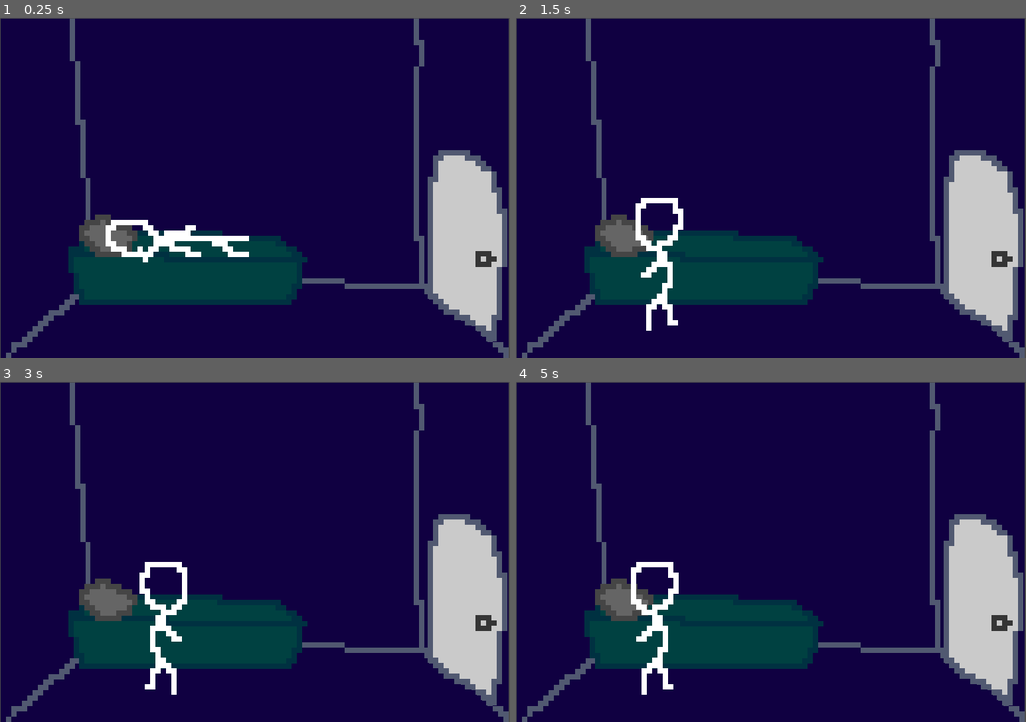
Above: before the commit, frames 1-4 (two rows, left to right).
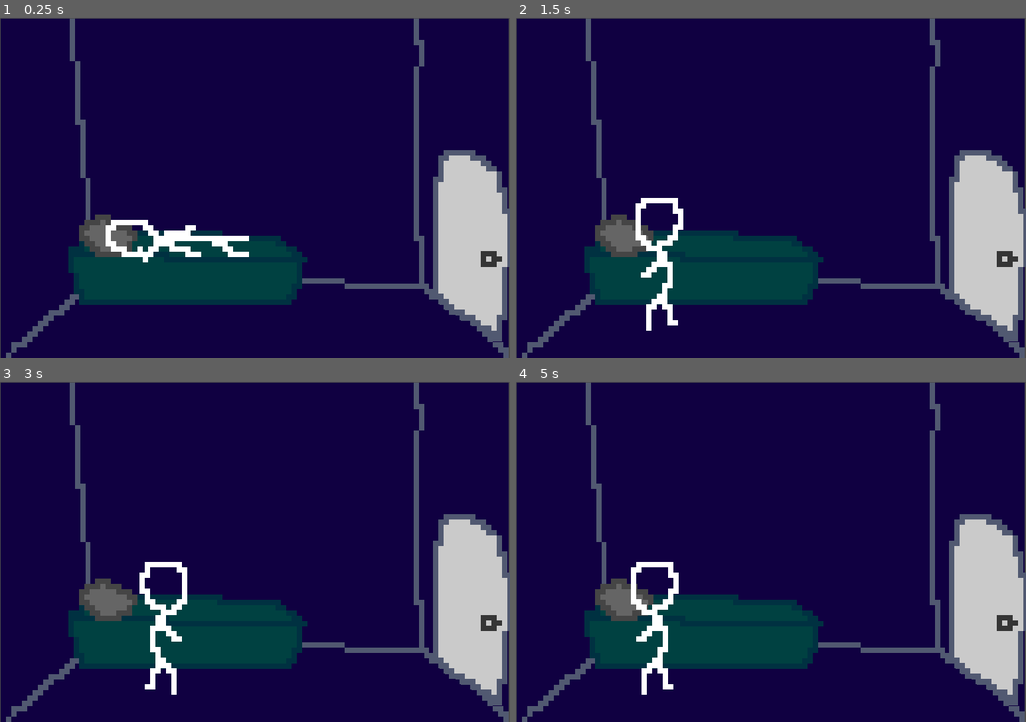
Above: after the commit, the same moments.

Repository: jackharrhy/plant
Game: Godot game, scene res://src/scenes/main.tscn
Same seed, same stepped clock (60 frames per second), same inputs: the game is played once before the commit and once after it.
Inputs:
- Up to frame 1 (0.25 s): no input
- Up to frame 2 (1.5 s): tap Enter (ui_accept) at 0.5, 1.35 s; hold Right (ui_right) 0.53-1.28 s; hold Enter (ui_accept) 0.53-1.28 s; hold Left (ui_left) from 1.28 s (still down)
- Up to frame 3 (3 s): tap Enter (ui_accept) at 1.52, 1.82, 2.85 s; release Left (ui_left) at 2.03 s; hold Enter (ui_accept) 2.03-2.78 s; hold Right (ui_right) from 2.03 s (still down)
- Up to frame 4 (5 s): tap Enter (ui_accept) at 3.02, 3.32, 4.35, 4.52, 4.82 s; release Right (ui_right) at 3.53 s; hold Enter (ui_accept) 3.53-4.28 s; hold Left (ui_left) from 3.53 s (still down)

The runs differ from the first frame. In frame 1, 2.2% of the frame differs, in the area x 83-100%, y 38-96%; in frame 2, 2.2%; in frame 3, 2.2%; in frame 4, 2.2%.

Commit message:
day 3, 1pm

Diff:
--- a/src/bed/Bed.gd
+++ b/src/bed/Bed.gd
@@ -5,6 +5,7 @@
 
 @export var player_sleeping : bool = true
 @export var area_active = true
+@export var bed_left_yet = false
 
 @onready var sprite : Sprite2D = get_node("Bed1")
 
--- a/src/door/Door.gd
+++ b/src/door/Door.gd
@@ -3,6 +3,7 @@
 signal walked_through_door
 
 @export var door_open : bool = false
+@export var visible_when_open : bool = true
 var area_active = false
 
 @onready var sprite : Sprite2D = get_node("Door1")
@@ -12,8 +13,11 @@
 var door_open_sound = preload("res://assets/audio/door1-open.wav")
 var door_close_sound = preload("res://assets/audio/door1-close.wav")
 
-func open_door(make_sound):
-	sprite.frame = 1
+func open_door(make_sound, visible):
+	if visible:
+		sprite.frame = 1
+	else:
+		sprite.frame = 2
 
 	if make_sound:
 		audio_stream_player.stream = door_open_sound
@@ -21,7 +25,7 @@
 
 	closed_door_collision_shape.set_deferred("disabled", true)
 
-func close_door(make_sound):
+func close_door(make_sound, visible):
 	sprite.frame = 0
 
 	if make_sound:
@@ -30,17 +34,17 @@
 
 	closed_door_collision_shape.set_deferred("disabled", false)
 
-func handle(make_sound):
-	if door_open: open_door(make_sound)
-	else: close_door(make_sound)
+func handle(make_sound, visible):
+	if door_open: open_door(make_sound, visible)
+	else: close_door(make_sound, visible)
 
 func _ready():
-	handle(false)
+	handle(false, visible_when_open)
 
 func _input(event):
 	if area_active and event.is_action_pressed("ui_accept"):
 		door_open = !door_open
-		handle(true)
+		handle(true, visible_when_open)
 
 func _on_area_entered(area):
 	area_active = true
--- a/src/door/Door.tscn
+++ b/src/door/Door.tscn
@@ -20,7 +20,7 @@
 [node name="Door1" type="Sprite2D" parent="."]
 scale = Vector2(8, 8)
 texture = ExtResource("1_q4kq1")
-hframes = 2
+hframes = 3
 
 [node name="CollisionShape2D" type="CollisionShape2D" parent="."]
 position = Vector2(-35.5625, -1)
--- a/src/door/RevDoor.tscn
+++ b/src/door/RevDoor.tscn
@@ -21,7 +21,7 @@
 scale = Vector2(8, 8)
 texture = ExtResource("2_p2c55")
 flip_h = true
-hframes = 2
+hframes = 3
 
 [node name="CollisionShape2D" type="CollisionShape2D" parent="."]
 position = Vector2(34, -5)
--- a/src/scenes/living-room.tscn
+++ b/src/scenes/living-room.tscn
@@ -15,11 +15,12 @@
 texture = ExtResource("2_gcpfl")
 
 [node name="OutsideDoor" parent="." instance=ExtResource("3_fj2ol")]
-position = Vector2(1257, 324)
+position = Vector2(1239, 316)
 
 [node name="RoomDoor" parent="." instance=ExtResource("4_xp35t")]
 position = Vector2(116, 327)
 door_open = true
+visible_when_open = false
 
 [node name="Player" parent="." instance=ExtResource("1_apcfe")]
 position = Vector2(147, 345)
--- a/src/scenes/main.gd
+++ b/src/scenes/main.gd
@@ -4,6 +4,7 @@
 
 func _ready() -> void:
 	$Room.connect("scene_change", Callable(self, "change_scene"))
+	$Room.init("bed")
 
 func change_scene(scene: String, argument: String):
 	var next_scene = load("res://src/scenes/" + scene + ".tscn").instantiate()
--- /dev/null
+++ b/src/scenes/main.tres
@@ -0,0 +1,6 @@
+[gd_resource type="Theme" load_steps=2 format=3 uid="uid://i1a4jv6ur3fb"]
+
+[ext_resource type="FontFile" uid="uid://c30ygsmj6wywr" path="res://assets/Plant_game_font-Regular.otf" id="1_t4sh4"]
+
+[resource]
+default_font = ExtResource("1_t4sh4")
--- a/src/scenes/room1.gd
+++ b/src/scenes/room1.gd
@@ -1,6 +1,8 @@
 extends Node2D
 
 signal scene_change(scene_name, arg)
+
+var player_still_in_bed = false
 
 var player_scene = preload("res://src/player/Player.tscn")
 var player_instance
@@ -20,14 +22,20 @@
 func init(arg : String):
 	match arg:
 		"door":
+			player_still_in_bed = false
 			create_player($PlayerDoorLocation.position)
 			make_bed_no_player()
-			$Door.open_door(false)
+			$Door.open_door(false, true)
 		"bed":
-			# scene is already setup for bed
-			pass
+			player_still_in_bed = true
+			await get_tree().create_timer(3).timeout
+
+			if player_still_in_bed:
+				$BedLeaveLabel.visible = true
 
 func _on_bed_create_player():
+	player_still_in_bed = false
+	$BedLeaveLabel.visible = false
 	create_player($PlayerLocation.position)
 
 func _on_bed_remove_player():
--- a/src/scenes/room1.tscn
+++ b/src/scenes/room1.tscn
@@ -1,9 +1,10 @@
-[gd_scene load_steps=7 format=3 uid="uid://bql0cdayedrrm"]
+[gd_scene load_steps=8 format=3 uid="uid://bql0cdayedrrm"]
 
 [ext_resource type="Script" path="res://src/scenes/room1.gd" id="1_ed0fq"]
 [ext_resource type="Texture2D" uid="uid://cvqcgajtvm85q" path="res://assets/room1.png" id="2_28xjs"]
 [ext_resource type="PackedScene" uid="uid://ceussuufktvob" path="res://src/bed/Bed.tscn" id="3_f0047"]
 [ext_resource type="PackedScene" uid="uid://bu06ritof7ma0" path="res://src/door/Door.tscn" id="4_lx4iw"]
+[ext_resource type="Theme" uid="uid://i1a4jv6ur3fb" path="res://src/scenes/main.tres" id="5_shst4"]
 
 [sub_resource type="RectangleShape2D" id="RectangleShape2D_d8ah5"]
 size = Vector2(310, 513)
@@ -44,6 +45,17 @@
 [node name="Door" parent="." instance=ExtResource("4_lx4iw")]
 position = Vector2(660, 338)
 
+[node name="BedLeaveLabel" type="Label" parent="."]
+visible = false
+offset_left = 157.0
+offset_top = 238.0
+offset_right = 570.0
+offset_bottom = 278.0
+theme = ExtResource("5_shst4")
+theme_override_colors/font_color = Color(1, 1, 1, 0.698039)
+theme_override_font_sizes/font_size = 40
+text = "press space to leave bed"
+
 [connection signal="create_player" from="Bed" to="." method="_on_bed_create_player"]
 [connection signal="remove_player" from="Bed" to="." method="_on_bed_remove_player"]
 [connection signal="walked_through_door" from="Door" to="." method="_on_door_walked_through_door"]
Binary file added: assets/Plant_game_font-Regular.otf
Not shown, added: assets/Plant_game_font-Regular.otf.import
Binary file added: assets/Plant_game_font-Regular.ttf
Not shown, added: assets/Plant_game_font-Regular.ttf.import
Binary file changed: assets/door1.aseprite
Binary file changed: assets/door1.png
Binary file added: assets/font-sheet.png
Not shown, added: assets/font-sheet.png.import
Binary file added: assets/font.aseprite
Binary file added: assets/font.png
Not shown, added: assets/font.png.import
Not shown, added: assets/font-sheet.psd
